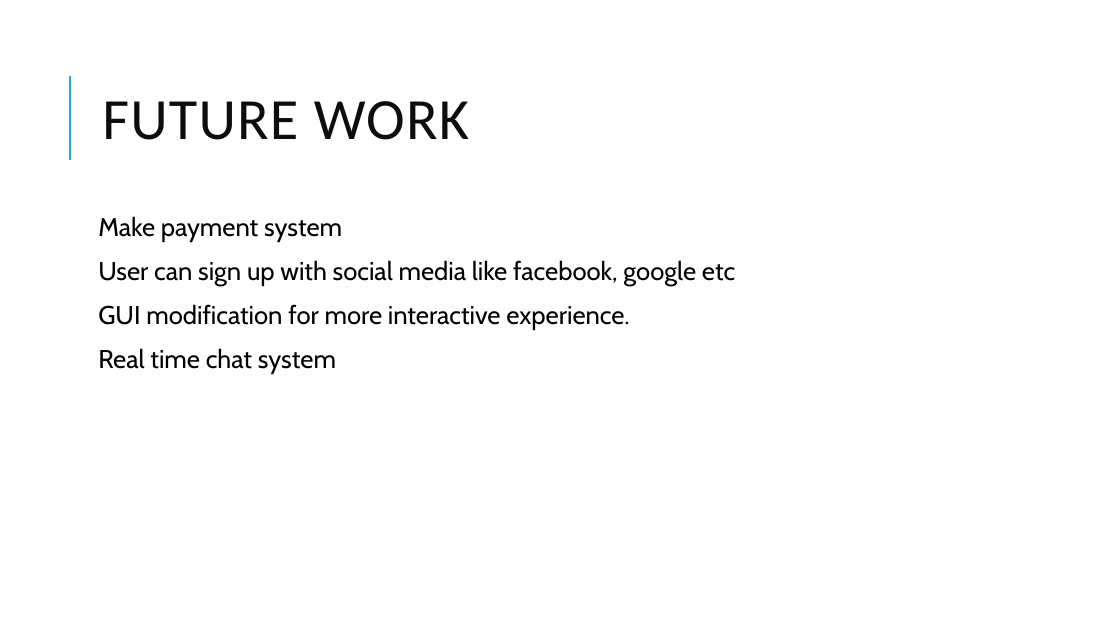
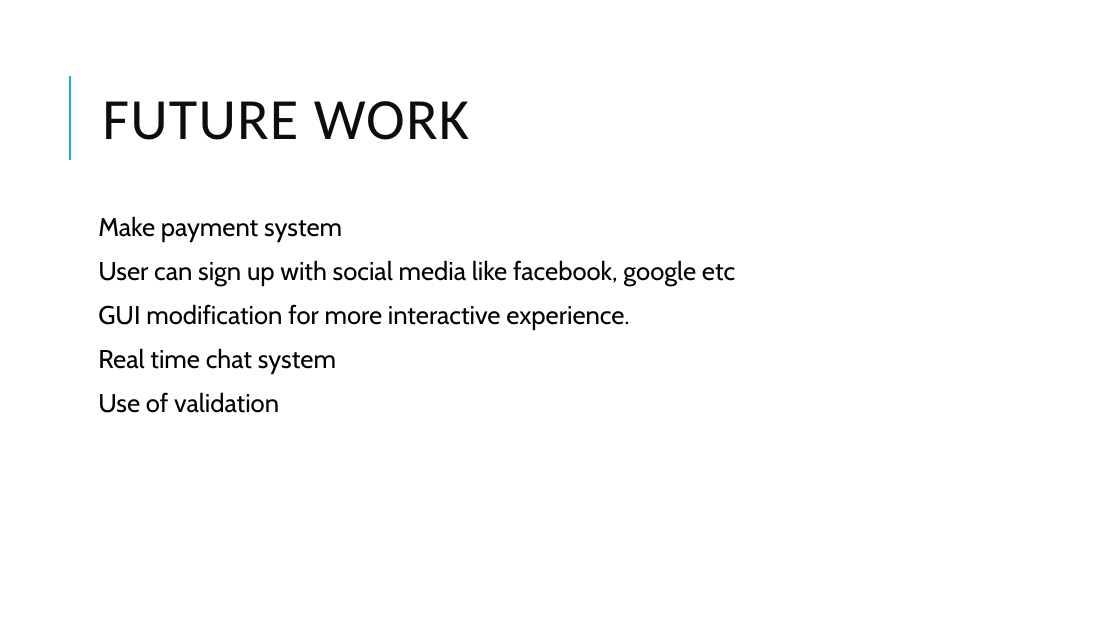
Before and after one commit to admondtamang/e-commerce-cp, a slide deck: slide 29 of E-commerce site.pptx. Drawn at 1120x630 pixels with LibreOffice and Linux fonts; fonts in the diff are those of the drawing. Boxes give left, top, right and bottom in pixels: in the first picture for what was removed or moved away, otherwise in the second. Text is boxed around its words. In the diff, an @@ line names an element or a change of style, - is before the commit and + after.

```diff
--- a/E-commerce site.pptx
+++ b/E-commerce site.pptx
@@ text at (x1=98, y1=392, x2=279, y2=413): paragraph added @@
+Use of validation
```
Also in this commit, not shown: 3 other slides changed, 5 other files.
